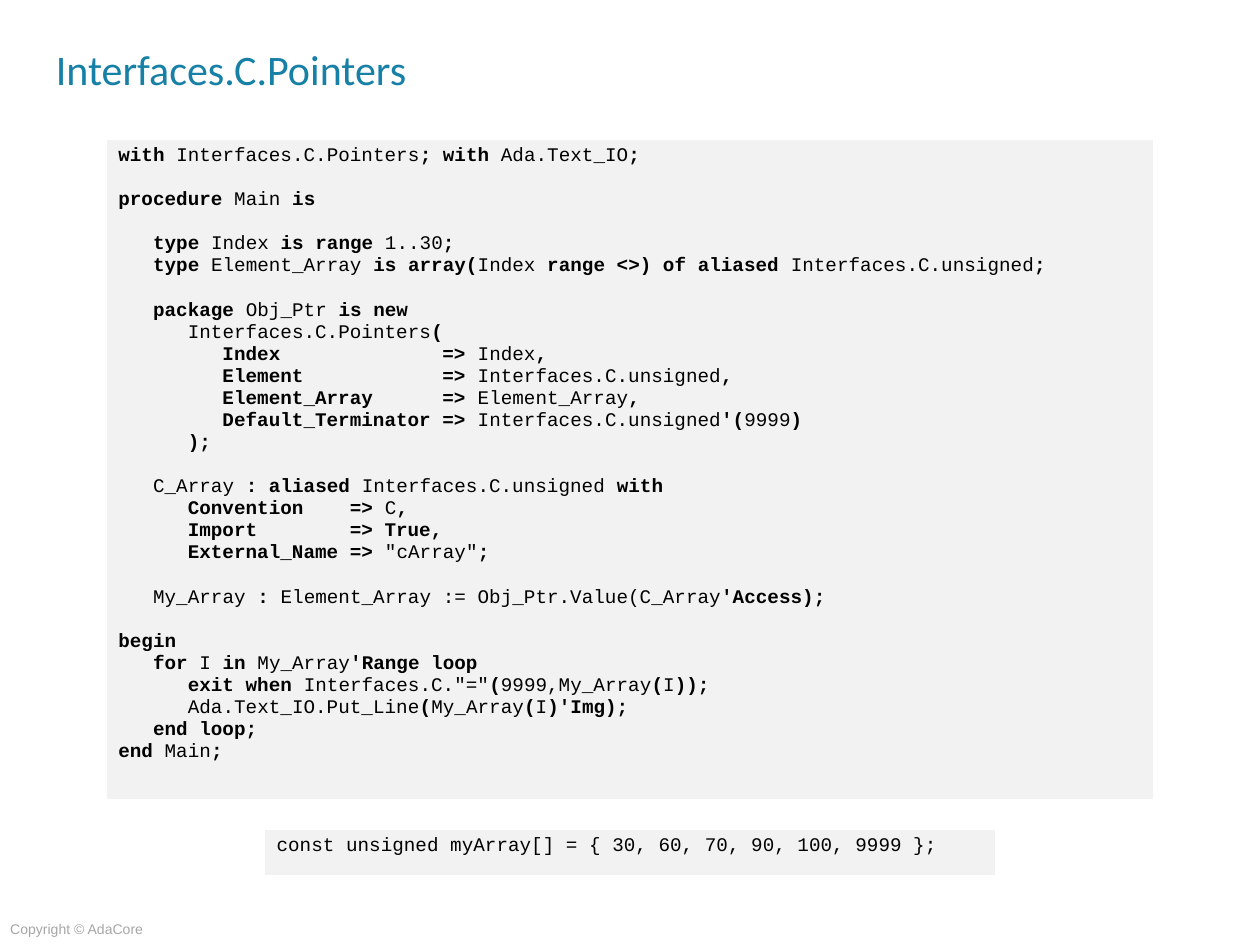
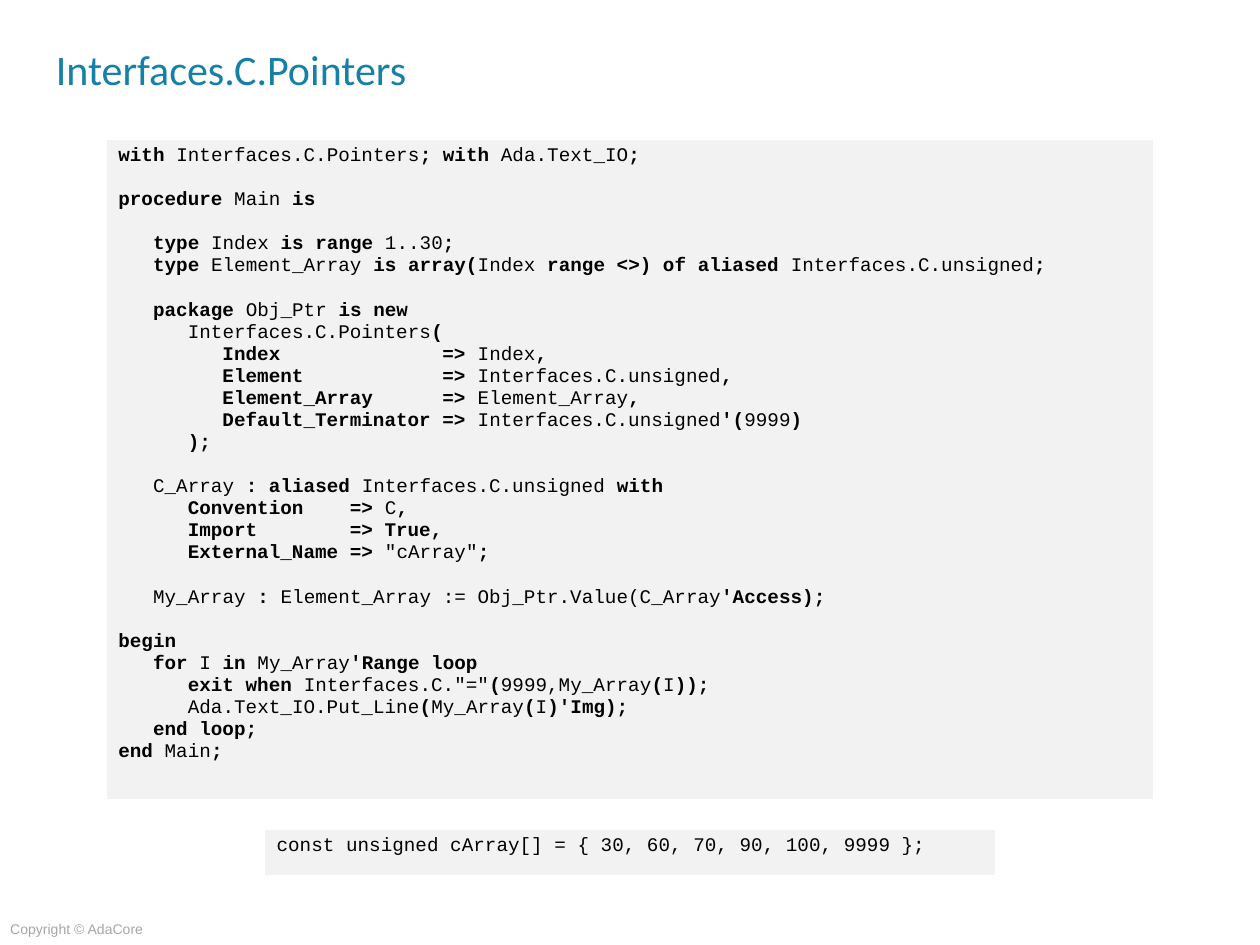
Before and after one commit to AdaCoreU/Courses, a slide deck: slide 11 of lectures/04_Mixed_Language_Programming_In_Ada/02_Ada_and_C/Slides/02_Ada_And_C.pptx. Drawn at 1260x945 pixels with LibreOffice and Linux fonts; fonts in the diff are those of the drawing; background and template pictures are left out. Boxes give left, top, right and bottom in pixels: in the first picture for what was removed or moved away, otherwise in the second. Text is boxed around its words. In the diff, an @@ line names an element or a change of style, - is before the commit and + after.

```diff
--- a/lectures/04_Mixed_Language_Programming_In_Ada/02_Ada_and_C/Slides/02_Ada_And_C.pptx
+++ b/lectures/04_Mixed_Language_Programming_In_Ada/02_Ada_and_C/Slides/02_Ada_And_C.pptx
@@ table at bbox=[265, 829, 997, 876] @@
-row 1, column 1: const unsigned myArray[] = { 30, 60, 70, 90, 100, 9999 };
+row 1, column 1: const unsigned cArray[] = { 30, 60, 70, 90, 100, 9999 };
```
Also in this commit, not shown: 1 other file.
